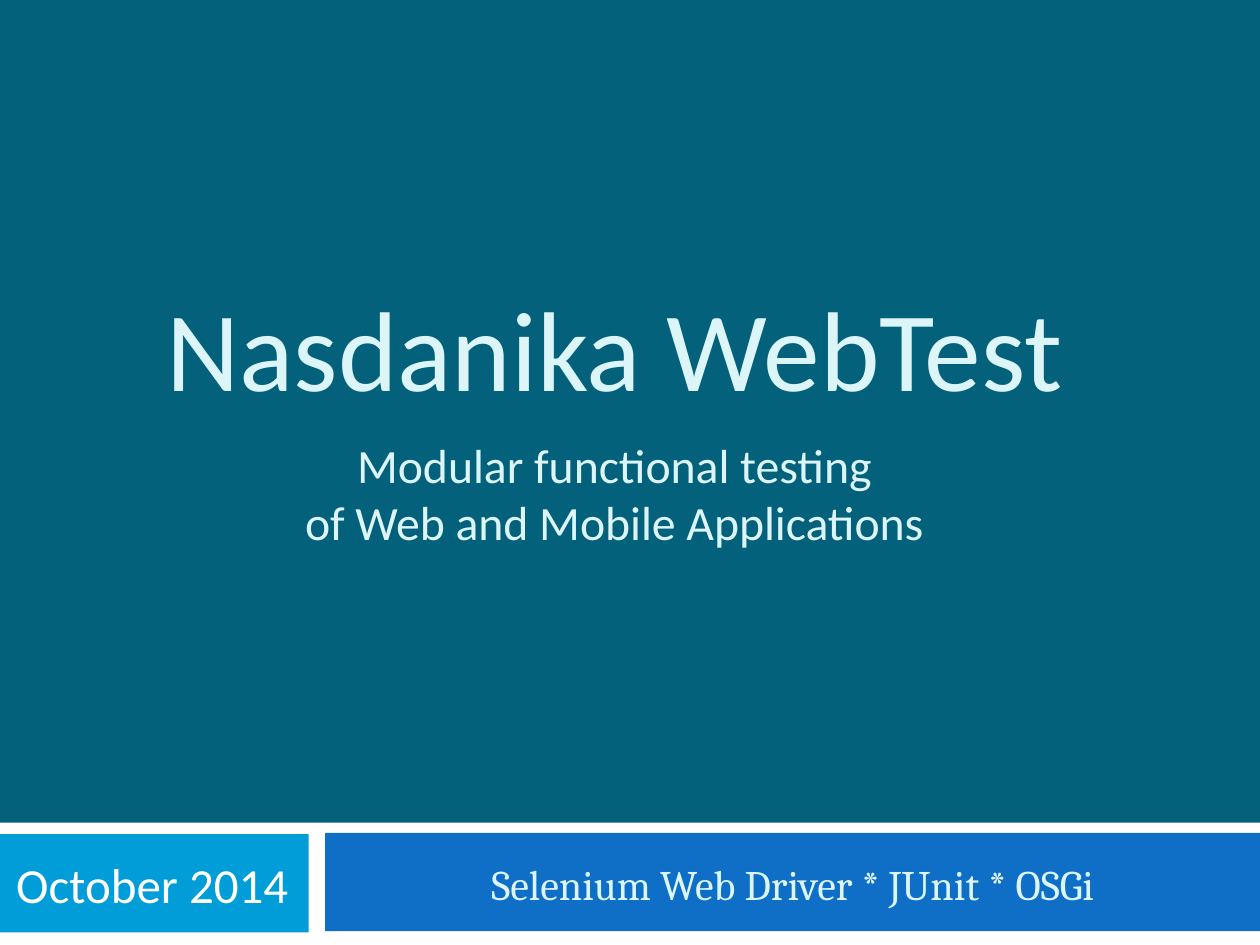
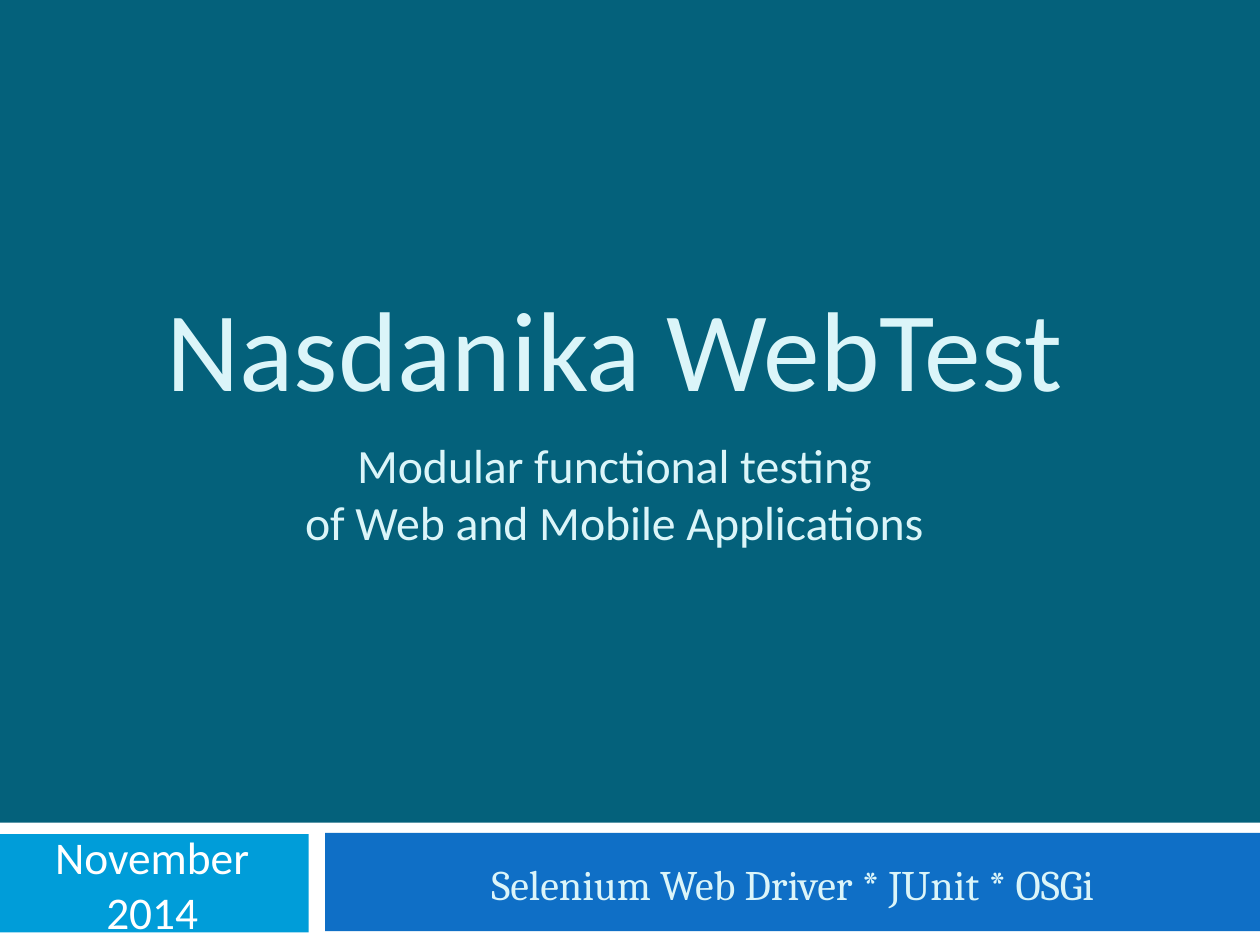
Before and after one commit to Nasdanika/server, a slide deck: slide 1 of Nasdanika WebTest.pptx. Drawn at 1260x945 pixels with LibreOffice and Linux fonts; fonts in the diff are those of the drawing. Boxes give left, top, right and bottom in pixels: in the first picture for what was removed or moved away, otherwise in the second. Text is boxed around its words. In the diff, an @@ line names an element or a change of style, - is before the commit and + after.

```diff
--- a/Nasdanika WebTest.pptx
+++ b/Nasdanika WebTest.pptx
@@ subtitle at bbox=[55, 842, 249, 940]: text changed; size 28 to 25.9 pt @@
-October 2014
+November 2014
```
Also in this commit, not shown: 1 slide added, 1 slide removed, 2 other files.
